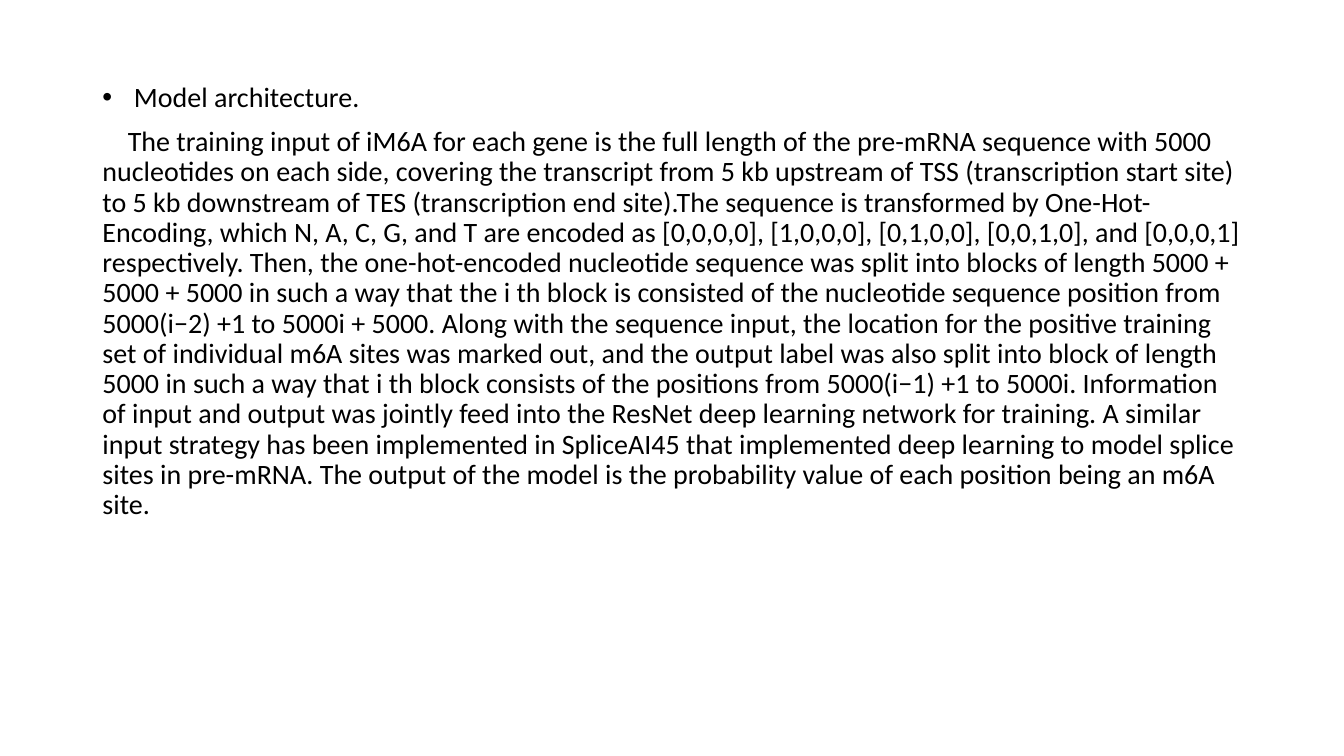
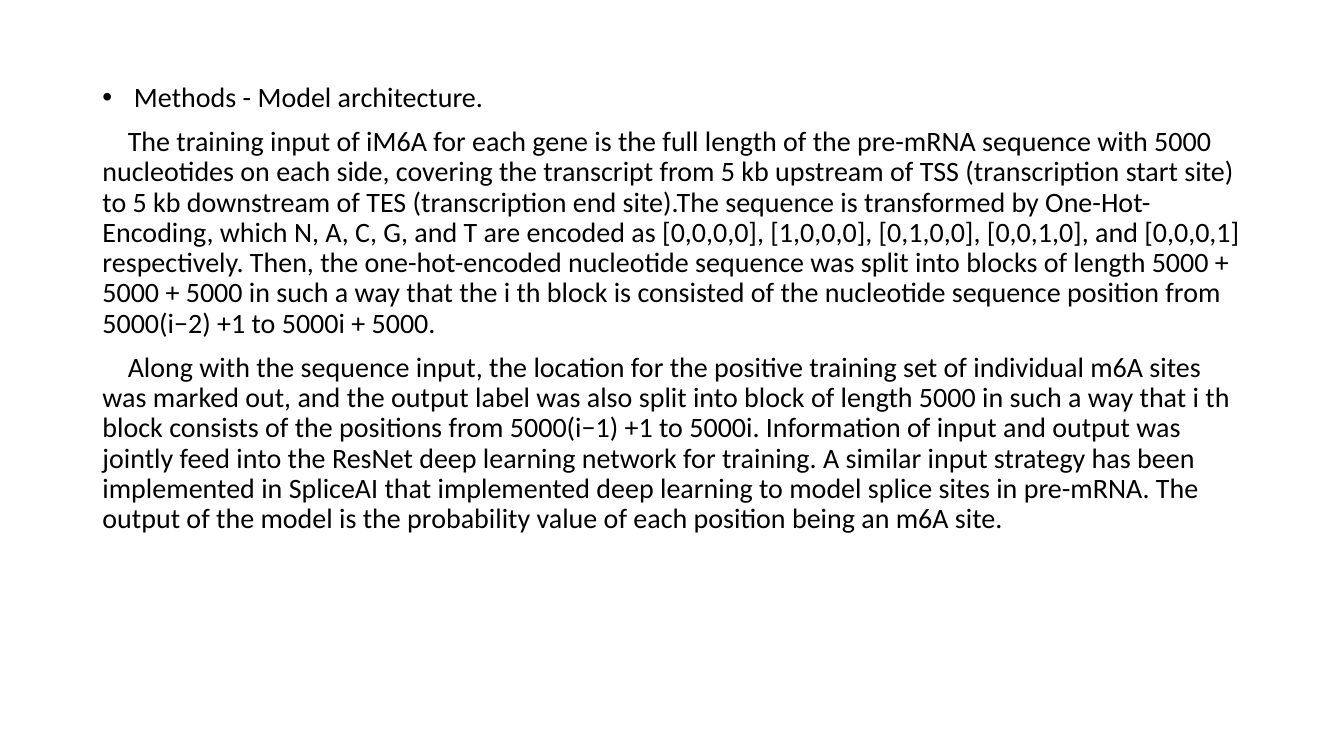
Before and after one commit to YanChengHuang/paper_implement, a slide deck: slide 7 of iM6A/presentation/iM6A.pptx. Drawn at 1344x756 pixels with LibreOffice and Linux fonts; fonts in the diff are those of the drawing. Boxes give left, top, right and bottom in pixels: in the first picture for what was removed or moved away, otherwise in the second. Text is boxed around its words. In the diff, an @@ line names an element or a change of style, - is before the commit and + after.

Commit message:
revise iM6A ppt

```diff
--- a/iM6A/presentation/iM6A.pptx
+++ b/iM6A/presentation/iM6A.pptx
@@ text at box(102, 87, 1239, 533): text changed @@
-• Model architecture.
-The training input of iM6A for each gene is the full length of the pre-mRNA sequence with 5000 nucleotides on each side, covering the transcript from 5 kb upstream of TSS (transcription start site) to 5 kb downstream of TES (transcription end site).The sequence is transformed by One-Hot-Encoding, which N, A, C, G, and T are encoded as [0,0,0,0], [1,0,0,0], [0,1,0,0], [0,0,1,0], and [0,0,0,1] respectively. Then, the one-hot-encoded nucleotide sequence was split into blocks of length 5000 + 5000 + 5000 in such a way that the i th block is consisted of the nucleotide sequence position from 5000(i−2) +1 to 5000i + 5000. Along with the sequence input, the location for the positive training set of individual m6A sites was marked out, and the output label was also split into block of length 5000 in such a way that i th block consists of the positions from 5000(i−1) +1 to 5000i. Information of input and output was jointly feed into the ResNet deep learning network for training. A similar input strategy has been implemented in SpliceAI45 that implemented deep learning to model splice sites in pre-mRNA. The output of the model is the probability value of each position being an m6A site.
+• Methods - Model architecture.
+The training input of iM6A for each gene is the full length of the pre-mRNA sequence with 5000 nucleotides on each side, covering the transcript from 5 kb upstream of TSS (transcription start site) to 5 kb downstream of TES (transcription end site).The sequence is transformed by One-Hot-Encoding, which N, A, C, G, and T are encoded as [0,0,0,0], [1,0,0,0], [0,1,0,0], [0,0,1,0], and [0,0,0,1] respectively. Then, the one-hot-encoded nucleotide sequence was split into blocks of length 5000 + 5000 + 5000 in such a way that the i th block is consisted of the nucleotide sequence position from 5000(i−2) +1 to 5000i + 5000.
+Along with the sequence input, the location for the positive training set of individual m6A sites was marked out, and the output label was also split into block of length 5000 in such a way that i th block consists of the positions from 5000(i−1) +1 to 5000i. Information of input and output was jointly feed into the ResNet deep learning network for training. A similar input strategy has been implemented in SpliceAI that implemented deep learning to model splice sites in pre-mRNA. The output of the model is the probability value of each position being an m6A site.
```
Also in this commit, not shown: 3 other slides changed, 1 slide added, 2 other files.
